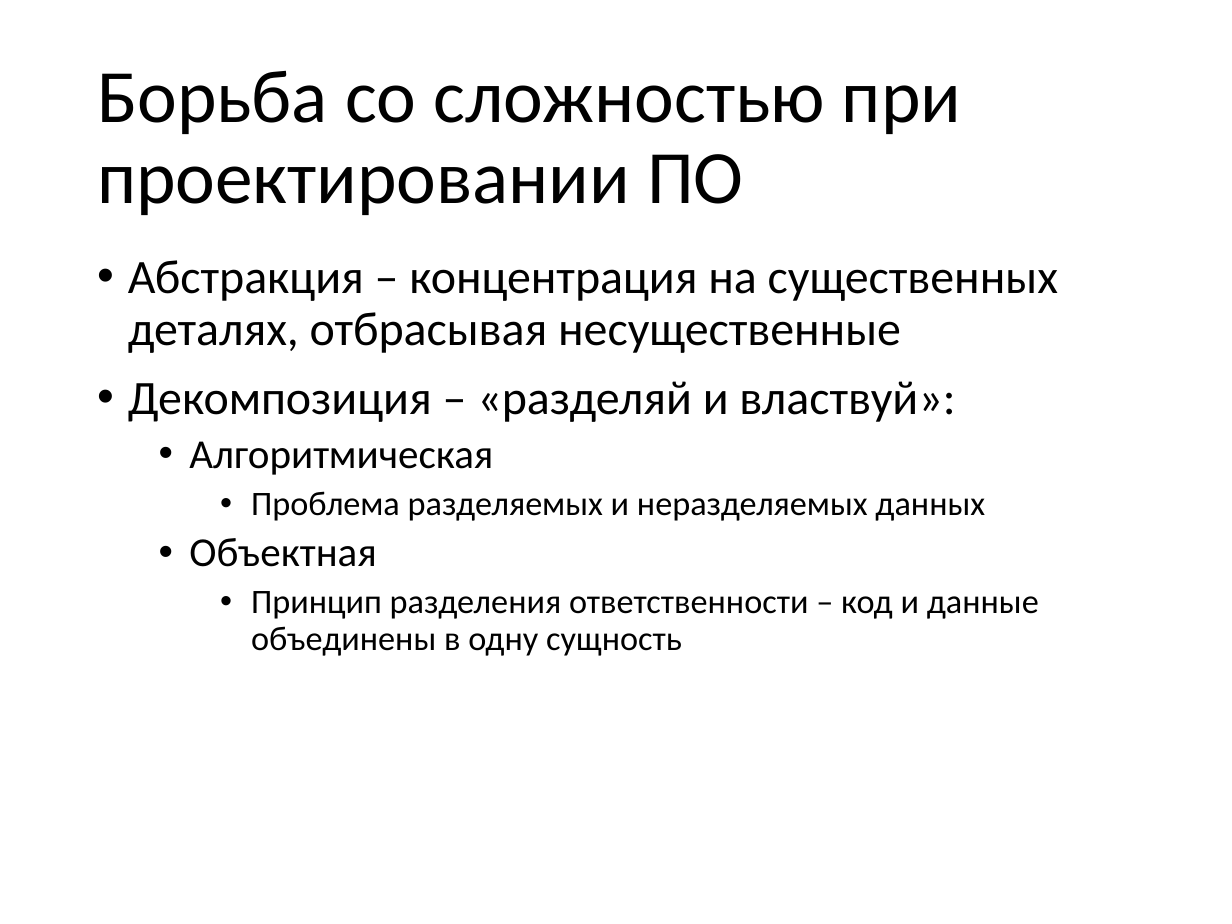
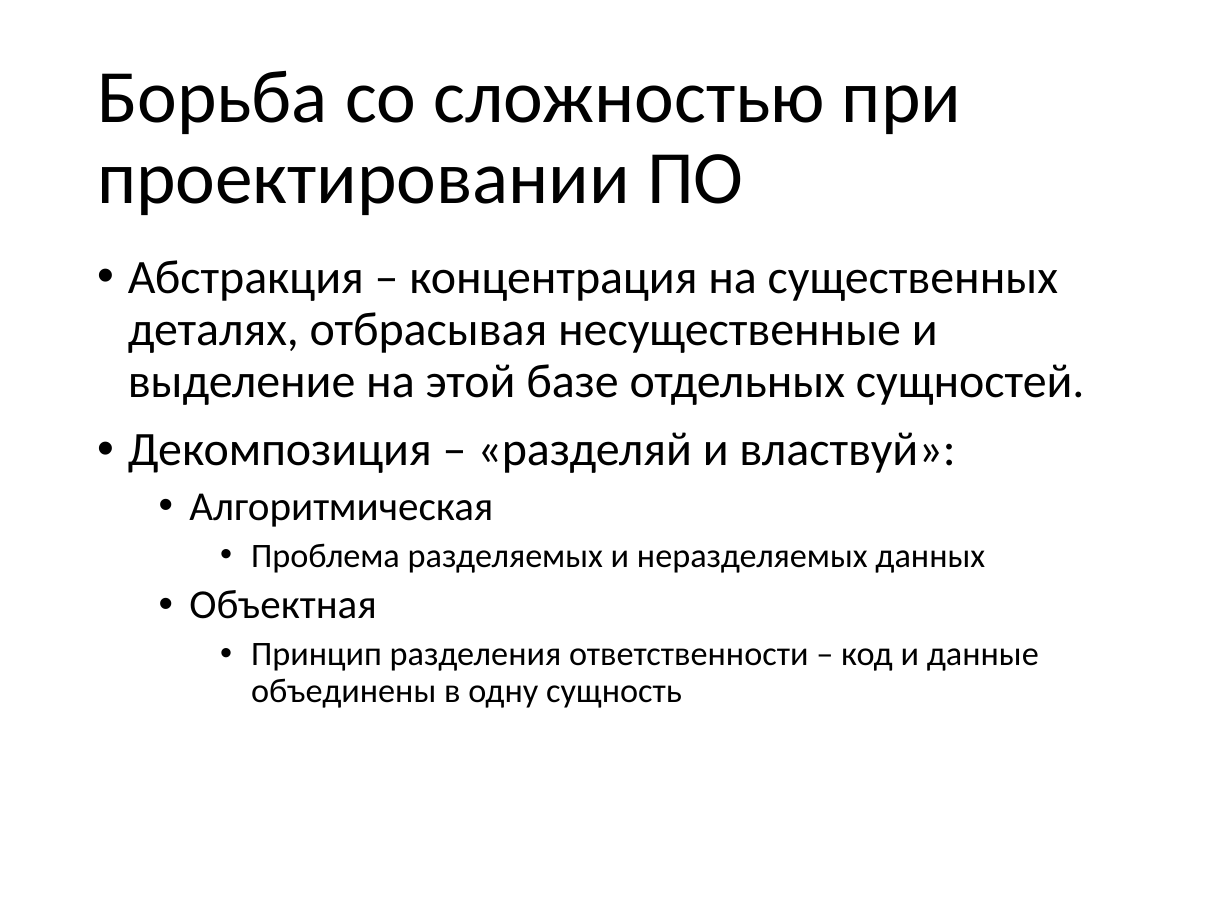
Before and after one commit to pelipas/OOP_2017, a slide deck: slide 27 of 01 Вводная.pptx (slide 17 before the commit). Drawn at 1232x924 pixels with LibreOffice and Linux fonts; fonts in the diff are those of the drawing. Boxes give left, top, right and bottom in pixels: in the first picture for what was removed or moved away, otherwise in the second. Text is boxed around its words. In the diff, an @@ line names an element or a change of style, - is before the commit and + after.

```diff
--- a/01 Вводная.pptx
+++ b/01 Вводная.pptx
@@ text at box(128, 260, 1085, 405): text changed @@
-• Абстракция – концентрация на существенных деталях, отбрасывая несущественные
+• Абстракция – концентрация на существенных деталях, отбрасывая несущественные и выделение на этой базе отдельных сущностей.
```
Also in this commit, not shown: 13 other slides changed, 10 slides added.
